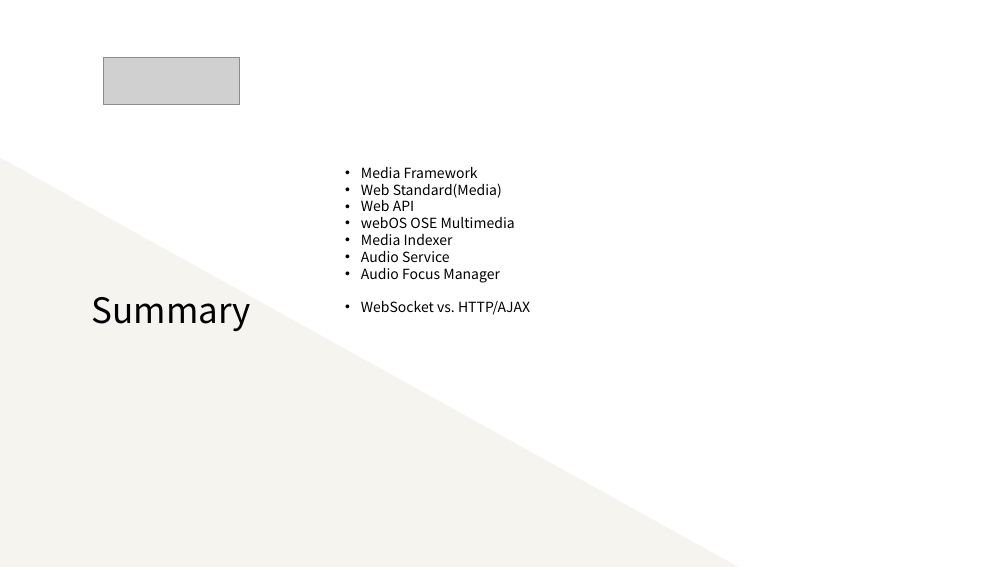
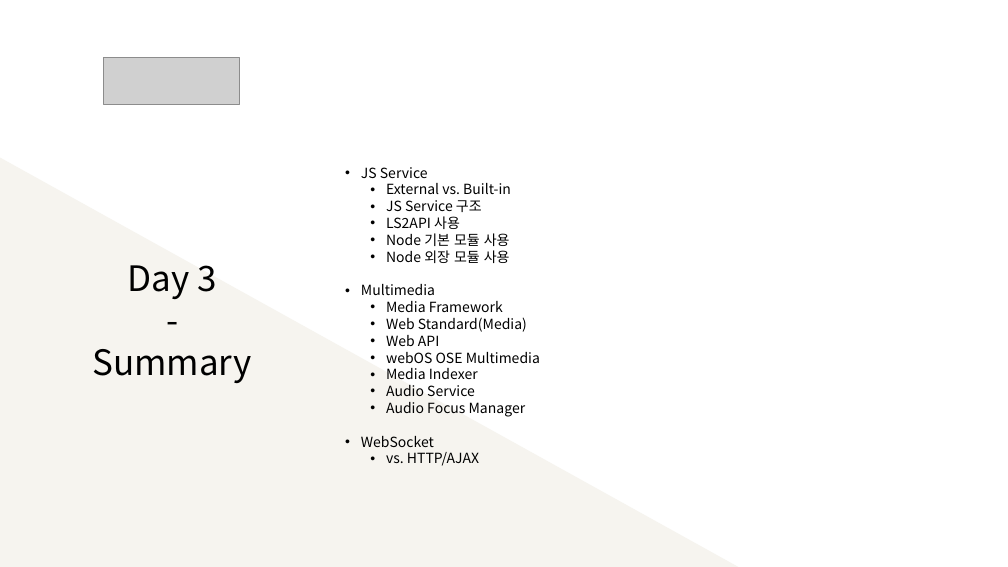
Before and after one commit to mibu82/webOSLecture, a slide deck: slide 1 of Advanced_Course/PPT/2-1. [Done][Advanced] Bluetooth.pptx. Drawn at 1008x567 pixels with LibreOffice and Linux fonts; fonts in the diff are those of the drawing; grey boxes stand for pictures. Boxes give left, top, right and bottom in pixels: in the first picture for what was removed or moved away, otherwise in the second. Text is boxed around its words. In the diff, an @@ line names an element or a change of style, - is before the commit and + after.

```diff
--- a/Advanced_Course/PPT/2-1. [Done][Advanced] Bluetooth.pptx
+++ b/Advanced_Course/PPT/2-1. [Done][Advanced] Bluetooth.pptx
@@ text at bbox=[361, 167, 511, 295]: paragraphs added @@
+• JS Service
+  • External vs. Built-in
+  • JS Service 구조
+  • LS2API 사용
+  • Node 기본 모듈 사용
+  • Node 외장 모듈 사용
+• Multimedia
@@ text "Day 3": place and size @@
-text "Day 3" at bbox=[92, 297, 251, 331]
+text "Day 3" at bbox=[92, 265, 251, 383]
@@ text at bbox=[127, 265, 216, 299]: paragraphs added @@
+Day 3
+-
@@ text at bbox=[386, 301, 540, 417]: list level 1 to 2 in "Media Framework"; list level 1 to 2 in "Web Standard(Media)"; list level 1 to 2 in "Web API"; list level 1 to 2 in "webOS OSE Multimedia"; list level 1 to 2 in "Media Indexer"; list level 1 to 2 in "Audio Service"; list level 1 to 2 in "Audio Focus Manager" @@
@@ text at bbox=[361, 436, 479, 466]: text changed @@
-• WebSocket vs. HTTP/AJAX
+• WebSocket
+  • vs. HTTP/AJAX
```
Also in this commit, not shown: 25 other files.
